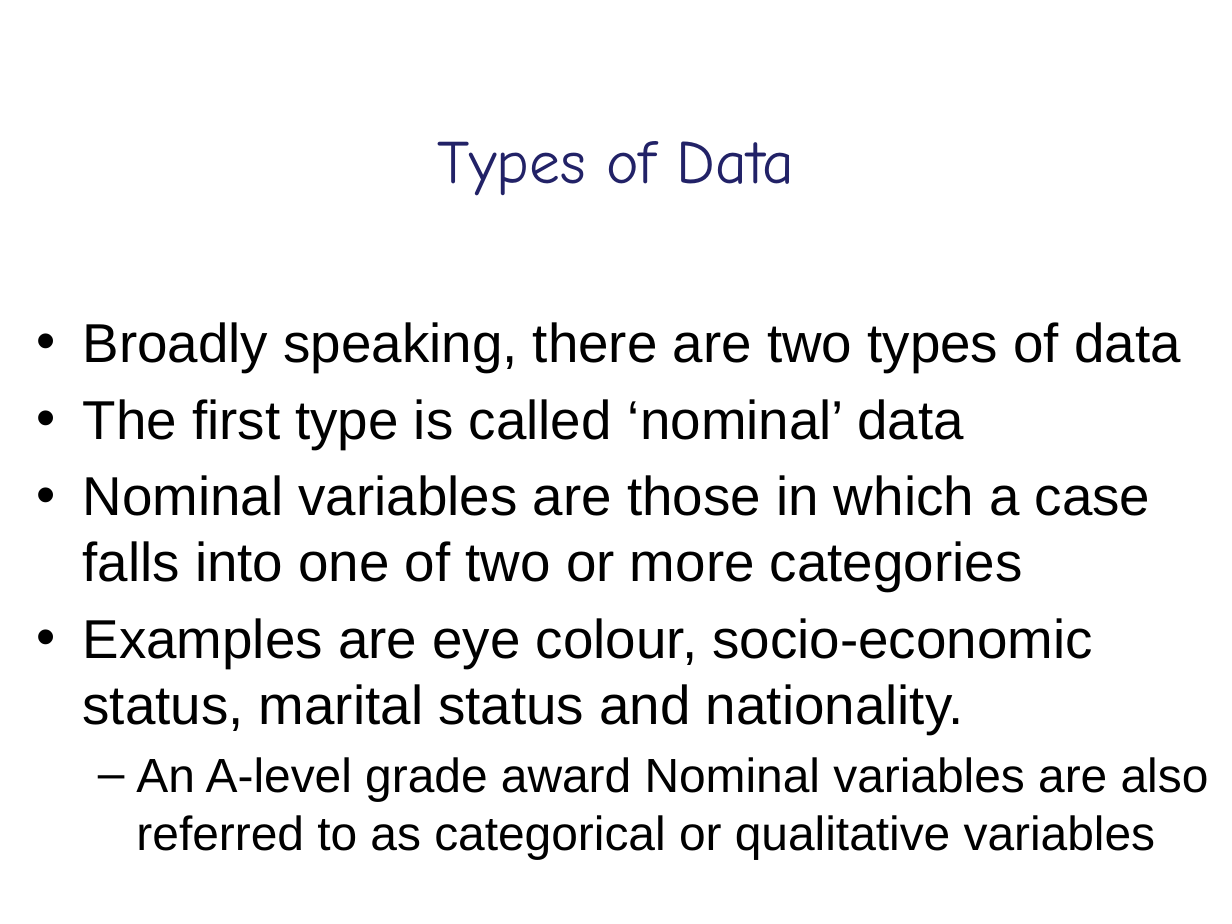
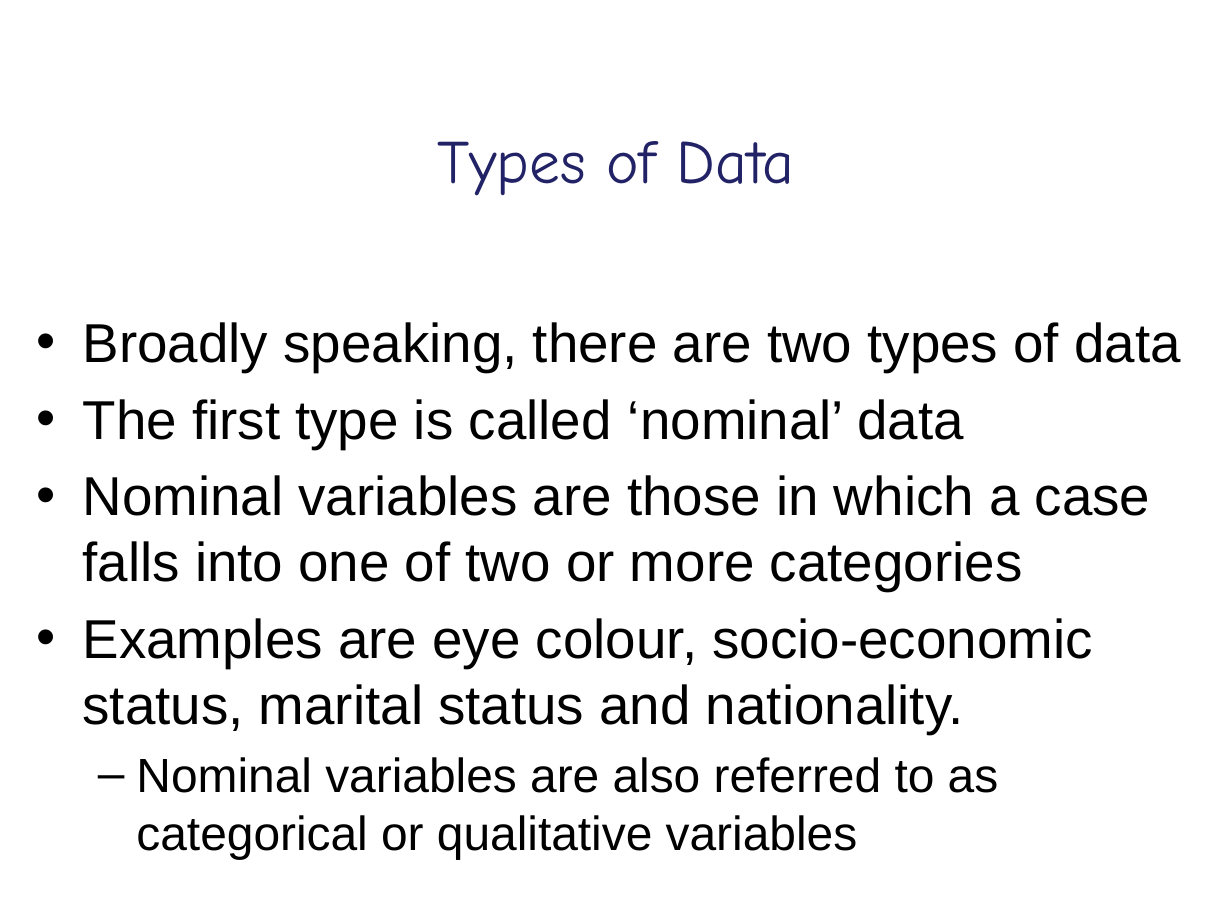
Before and after one commit to lu-psy-r/Statistics_for_PSYC, a slide deck: slide 6 of docs/PSYC121/data/Week_1/week1_lecture_student_slides.pptx. Drawn at 1232x924 pixels with LibreOffice and Linux fonts; fonts in the diff are those of the drawing. Boxes give left, top, right and bottom in pixels: in the first picture for what was removed or moved away, otherwise in the second. Text is boxed around its words. In the diff, an @@ line names an element or a change of style, - is before the commit and + after.

```diff
--- a/docs/PSYC121/data/Week_1/week1_lecture_student_slides.pptx
+++ b/docs/PSYC121/data/Week_1/week1_lecture_student_slides.pptx
@@ text at [136, 757, 999, 859]: text changed @@
-  – An A-level grade award Nominal variables are also referred to as categorical or qualitative variables
+  – Nominal variables are also referred to as categorical or qualitative variables
```
Also in this commit, not shown: 5 other files.
